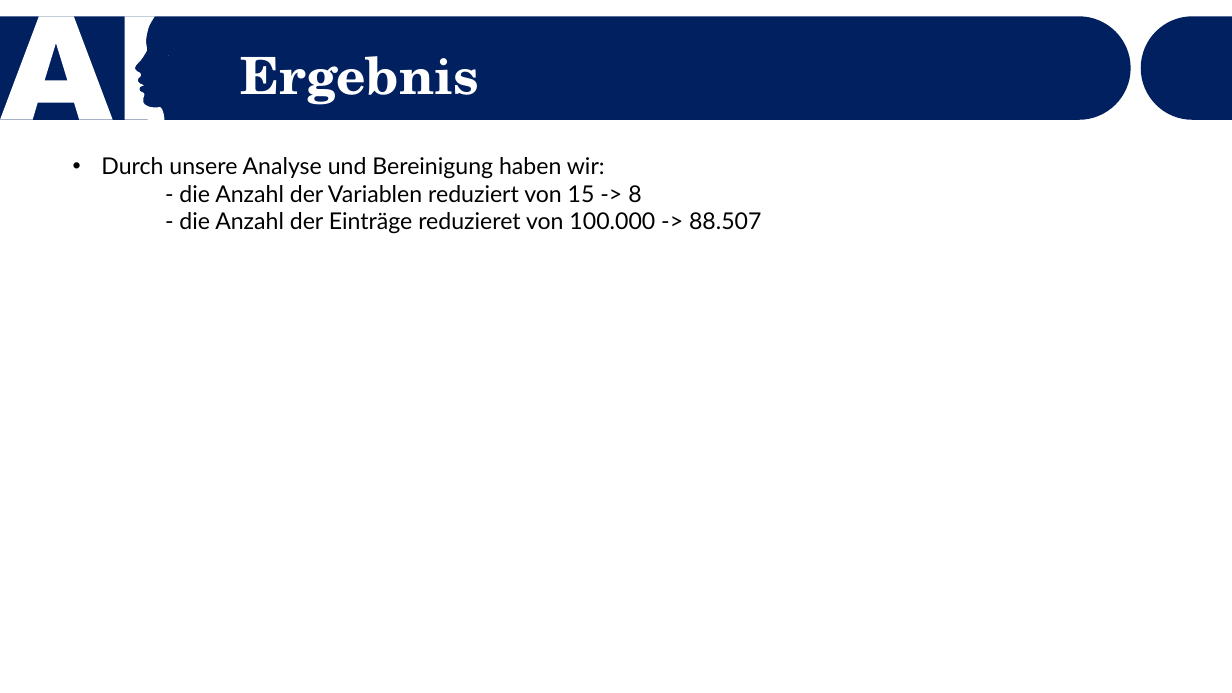
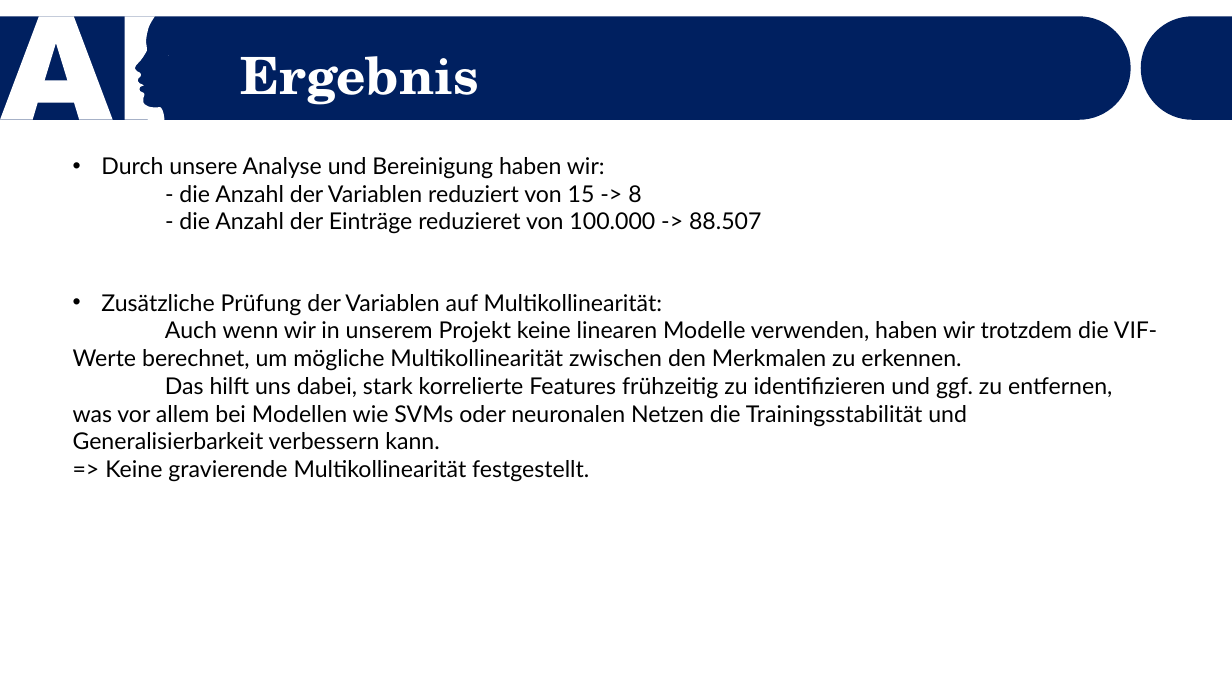
Before and after one commit to Dewin154/Projekt_Machine_Learning, a slide deck: slide 18 of Präsentation_Vorlage.pptx. Drawn at 1232x693 pixels with LibreOffice and Linux fonts; fonts in the diff are those of the drawing. Boxes give left, top, right and bottom in pixels: in the first picture for what was removed or moved away, otherwise in the second. Text is boxed around its words. In the diff, an @@ line names an element or a change of style, - is before the commit and + after.

Commit message:
NN training
- training of NN
- extended documentation

```diff
--- a/Präsentation_Vorlage.pptx
+++ b/Präsentation_Vorlage.pptx
@@ text added at [73, 294, 1157, 482], 18 pt, text #000000 @@
+• Zusätzliche Prüfung der Variablen auf Multikollinearität:
+Auch wenn wir in unserem Projekt keine linearen Modelle verwenden, haben wir trotzdem die VIF- Werte berechnet, um mögliche Multikollinearität zwischen den Merkmalen zu erkennen.
+Das hilft uns dabei, stark korrelierte Features frühzeitig zu identifizieren und ggf. zu entfernen, was vor allem bei Modellen wie SVMs oder neuronalen Netzen die Trainingsstabilität und Generalisierbarkeit verbessern kann.
+=> Keine gravierende Multikollinearität festgestellt.
```
Also in this commit, not shown: 2 other slides changed, 3 slides added, 4 slides removed, 4 other files.
